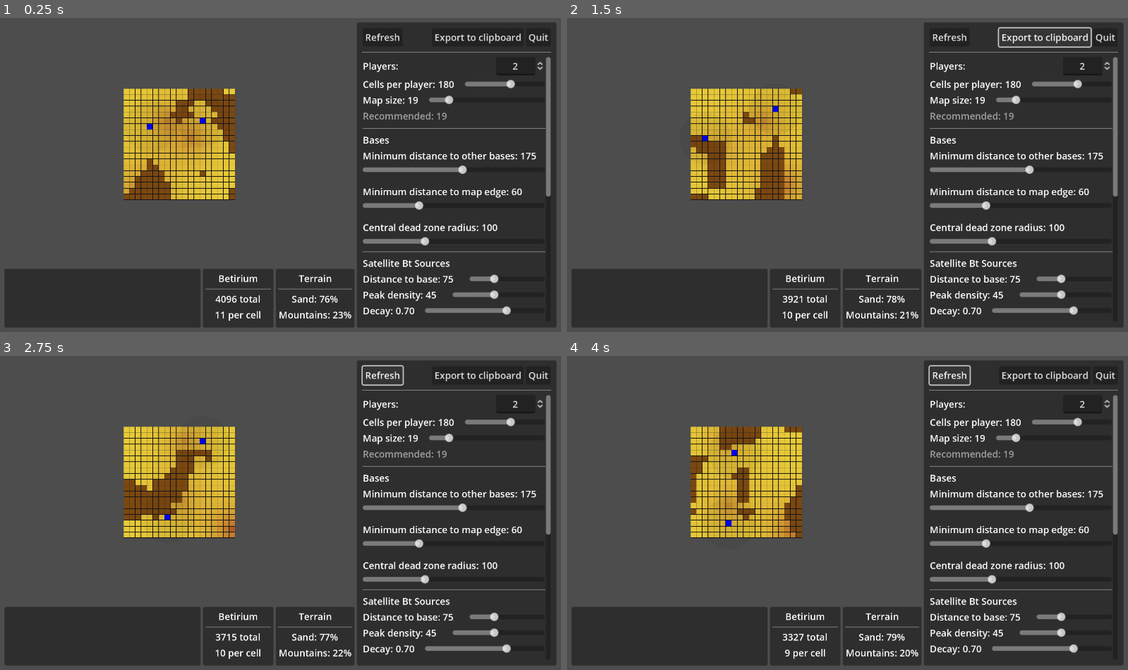
Above: before the commit, frames 1-4 (two rows, left to right).
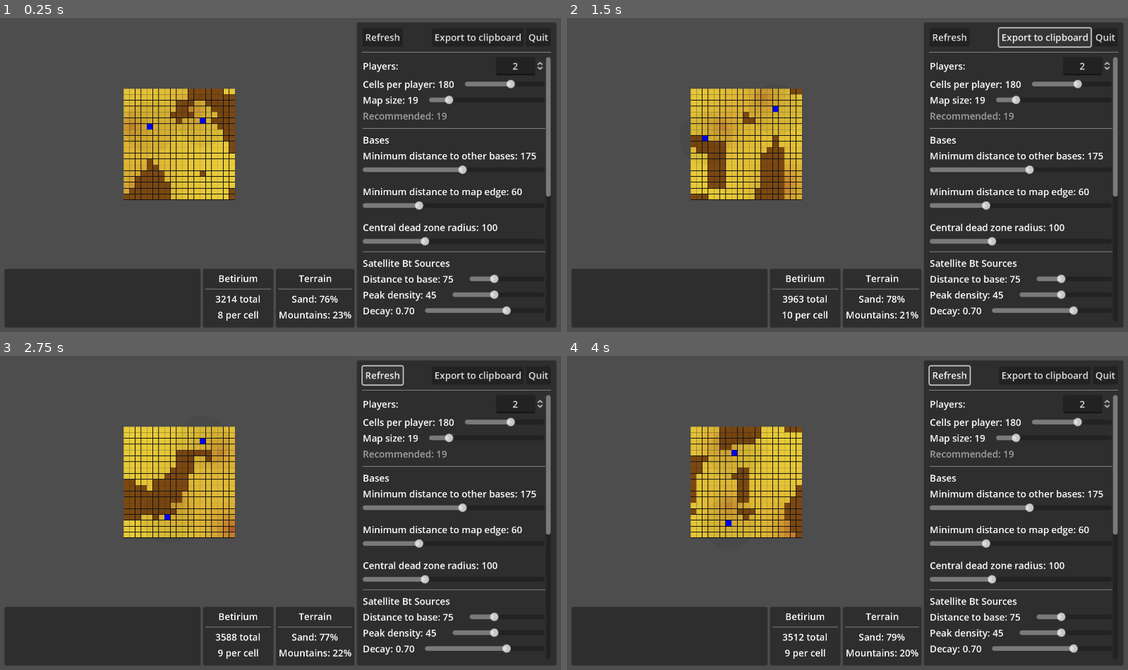
Above: after the commit, the same moments.

Repository: wadcom/kisarra-mapgen
Game: Godot game, scene res://main.tscn
The game is run twice, just before and just after one commit, with the same random seed, the same clock (stepped at 60 frames per second) and the same inputs.
Inputs:
- Up to frame 1 (0.25 s): no input
- Up to frame 2 (1.5 s): click "Refresh" at 0.5 s; click "Export to clipboard" at 1.25 s
- Up to frame 3 (2.75 s): click "Refresh" at 2 s
- Up to frame 4 (4 s): click "Export to clipboard" at 2.75 s; click "Refresh" at 3.5 s

The runs differ from the first frame. In frame 1, 0.7% of the frame differs, in the area x 22-47%, y 28-97%; in frame 2, 0.2%; in frame 3, 0.5%; in frame 4, less than 0.1%.

Commit message:
_pick_satellite_bt_sources_positions() -> Model

Diff:
--- a/map_area/map_area.gd
+++ b/map_area/map_area.gd
@@ -47,11 +47,7 @@
 
 
 func update_betirium(params):
-	Model.set_params(params)
-
-	var result = _pick_satellite_bt_sources_positions(params, Model.get_base_positions())
-
-	Model.set_satellite_bt_sources_positions(result.positions)
+	var result = Model.set_params(params)
 
 	_display_warnings(result.warnings)
 
@@ -230,43 +226,6 @@
 	return bt_sources
 
 
-func _pick_satellite_bt_sources_positions(params, base_positions):
-	var satellite_bt_radius = \
-		params.betirium.satellite_sources.distance_to_base / _globals.CELL_SIDE_KMS
-
-	var positions = []
-	var warnings = []
-
-	for base_pos in base_positions:
-		var available_cxys = {}
-		for a in 360:
-			var p = (
-				Vector2.from_angle(a / 360.0 * TAU) * satellite_bt_radius \
-					+ base_pos + Vector2.ONE / 2.0
-			).floor()
-
-			if p.x < 0 or p.y < 0 or p.x >= params.map_size or p.y >= params.map_size:
-				continue
-
-			var cxy = p.x * 1000 + p.y
-			available_cxys[cxy] = true
-
-		if available_cxys.size() < 1:
-			warnings.append(
-				"Nowhere to put satellite Bt source around base at %d,%d\n" % [
-					base_pos.x, base_pos.y
-				]
-			)
-			continue
-
-		var cxys = available_cxys.keys()
-		cxys.shuffle()
-
-		positions.append(Vector2(int(cxys[0] / 1000.0), int(cxys[0]) % 1000))
-
-	return {positions = positions, warnings = warnings}
-
-
 func _display_warnings(warnings):
 	for w in warnings:
 		%DiagnosticsText.add_text(w)
--- a/model.gd
+++ b/model.gd
@@ -29,9 +29,10 @@
 func set_params(params):
 	_params = params
 
-
-func set_satellite_bt_sources_positions(satellite_bt_sources_positions):
-	_satellite_bt_sources_positions = satellite_bt_sources_positions
+	var result = _pick_satellite_bt_sources_positions()
+
+	_satellite_bt_sources_positions = result.positions
+	return {warnings = result.warnings}
 
 
 func setup_surface(params, height_map):
@@ -194,3 +195,40 @@
 
 func get_base_positions():
 	return _base_positions
+
+
+func _pick_satellite_bt_sources_positions():
+	var satellite_bt_radius = \
+		_params.betirium.satellite_sources.distance_to_base / _globals.CELL_SIDE_KMS
+
+	var positions = []
+	var warnings = []
+
+	for base_pos in _base_positions:
+		var available_cxys = {}
+		for a in 360:
+			var p = (
+				Vector2.from_angle(a / 360.0 * TAU) * satellite_bt_radius \
+					+ base_pos + Vector2.ONE / 2.0
+			).floor()
+
+			if p.x < 0 or p.y < 0 or p.x >= _params.map_size or p.y >= _params.map_size:
+				continue
+
+			var cxy = p.x * 1000 + p.y
+			available_cxys[cxy] = true
+
+		if available_cxys.size() < 1:
+			warnings.append(
+				"Nowhere to put satellite Bt source around base at %d,%d\n" % [
+					base_pos.x, base_pos.y
+				]
+			)
+			continue
+
+		var cxys = available_cxys.keys()
+		cxys.shuffle()
+
+		positions.append(Vector2(int(cxys[0] / 1000.0), int(cxys[0]) % 1000))
+
+	return {positions = positions, warnings = warnings}
